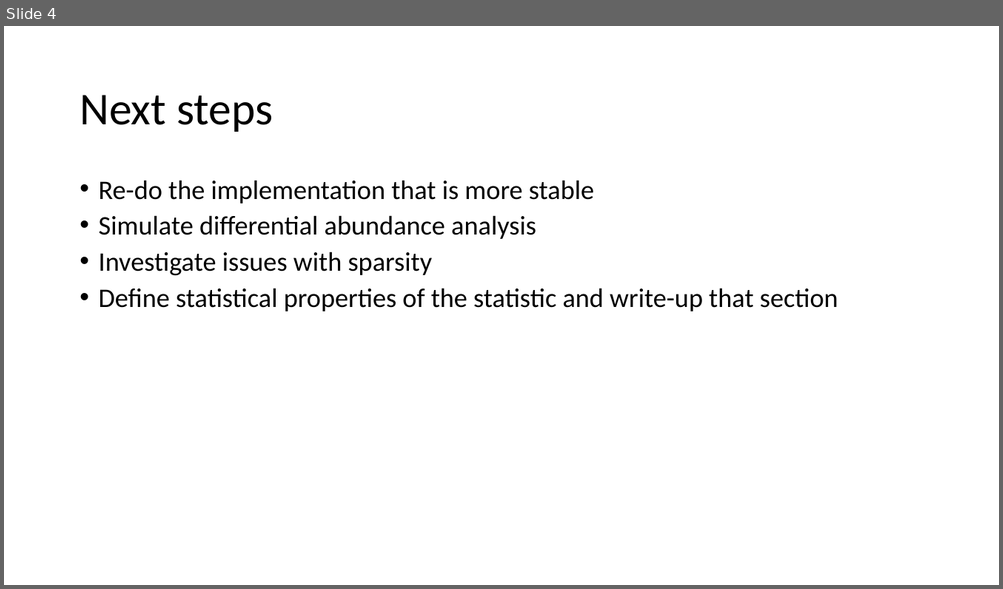
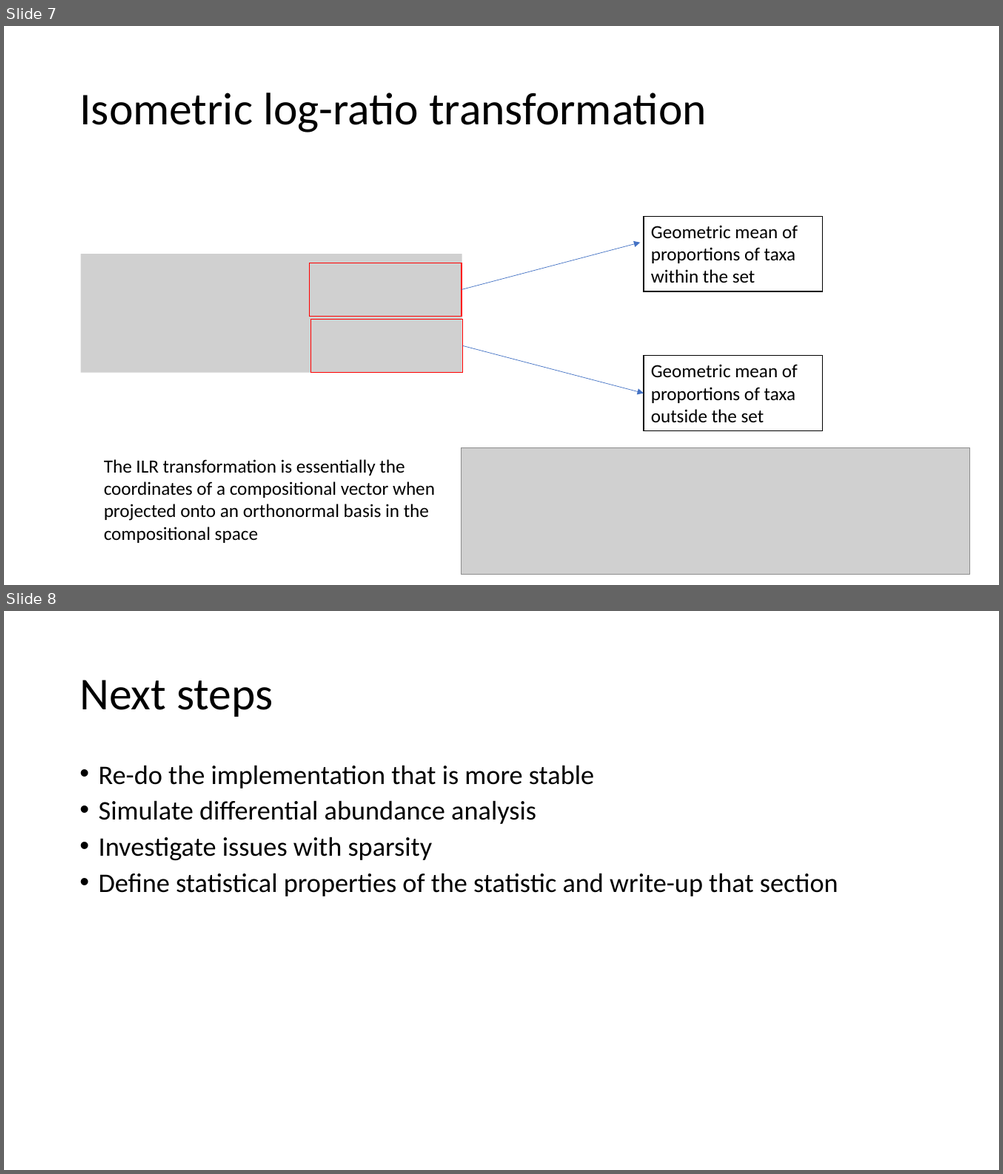
Before and after one commit to qpmnguyen/CBEA_analysis, a slide deck: docs/progress_report.pptx. Shown one above the other, each under a label of ours: slide 4 before the commit, slides 7 and 8 after it. The pictures are 1003x589 and 1003x1174 pixels, drawn with LibreOffice and Linux fonts; fonts in the diff are those of the drawing; grey boxes stand for pictures. Boxes give left, top, right and bottom in pixels: in the first picture for what was removed or moved away, otherwise in the second. Text is boxed around its words. In the diff, an @@ line names an element or a change of style, - is before the commit and + after.

```diff
--- a/docs/progress_report.pptx
+++ b/docs/progress_report.pptx
@@ slide 7 added at bbox=[4, 26, 999, 585], background #FFFFFF @@
@@ title added at bbox=[79, 93, 706, 133], 44 pt, text #000000 @@
+Isometric log-ratio transformation
@@ rectangle added at bbox=[643, 216, 822, 292], fill #FFFFFF, outline #000000 1 pt, 18 pt, text #000000 @@
+Geometric mean of proportions of taxa within the set
@@ arrow added from (461, 290) to (640, 242), #4472C4 0.5 pt @@
@@ picture added at bbox=[81, 255, 462, 373] @@
@@ rectangle added at bbox=[309, 264, 461, 317], outline #FF0000 1 pt @@
@@ rectangle added at bbox=[310, 319, 463, 373], outline #FF0000 1 pt @@
@@ arrow added from (463, 346) to (643, 394), #4472C4 0.5 pt @@
@@ rectangle added at bbox=[643, 356, 822, 431], fill #FFFFFF, outline #000000 1 pt, 18 pt, text #000000 @@
+Geometric mean of proportions of taxa outside the set
@@ text added at bbox=[104, 460, 435, 543], 18 pt, text #000000 @@
+The ILR transformation is essentially the coordinates of a compositional vector when projected onto an orthonormal basis in the compositional space
@@ picture added at bbox=[461, 449, 970, 575] @@
@@ what was slide 4 is now slide 8 @@
```
Also in this commit, not shown: 14 other slides added, 3 slides removed, 17 other files.
